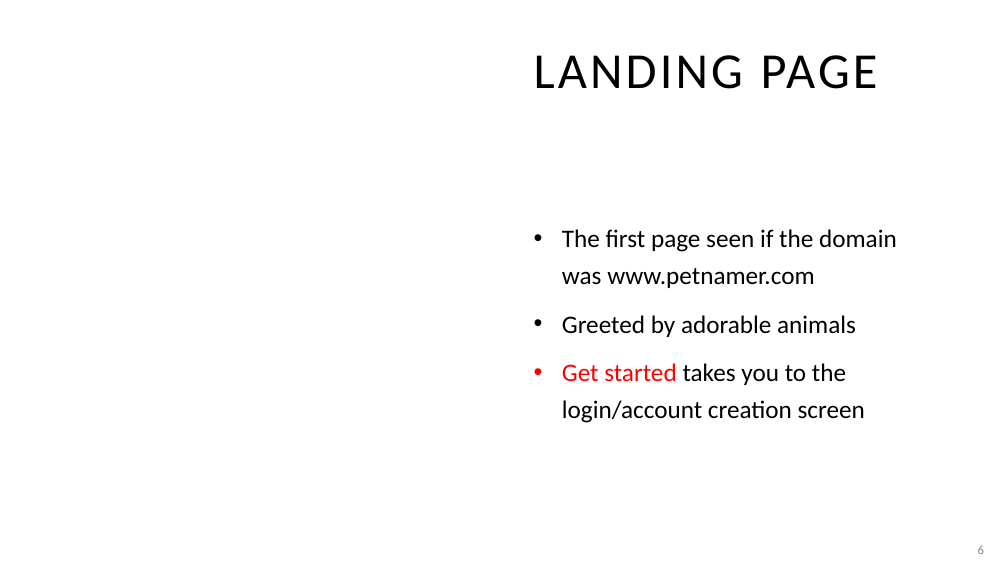
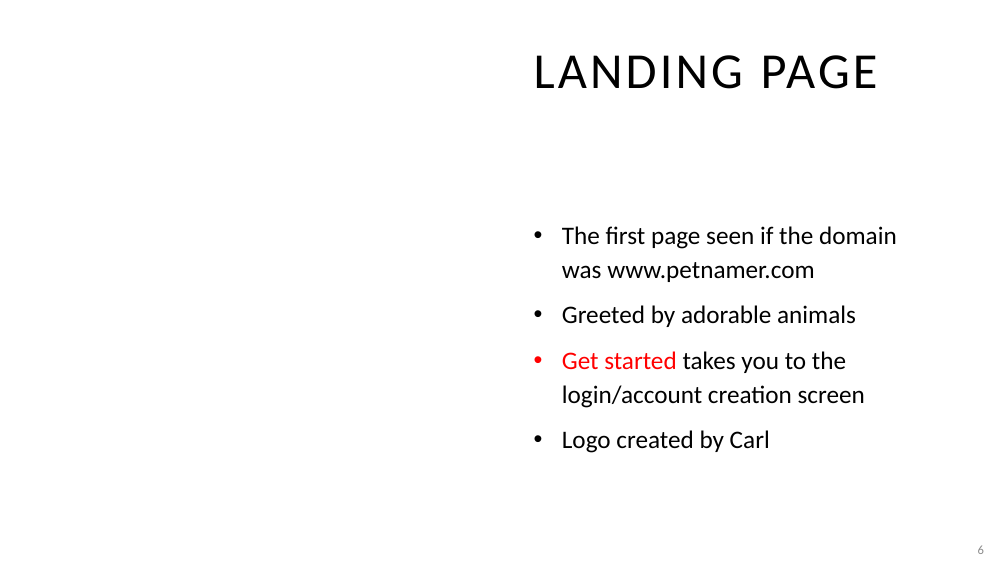
Before and after one commit to adriaonline/CPT200SP24-Team1, a slide deck: slide 6 of Phase 3 Docs/Phase 3 - Presentation.pptx. Drawn at 1008x567 pixels with LibreOffice and Linux fonts; fonts in the diff are those of the drawing. Boxes give left, top, right and bottom in pixels: in the first picture for what was removed or moved away, otherwise in the second. Text is boxed around its words. In the diff, an @@ line names an element or a change of style, - is before the commit and + after.

```diff
--- a/Phase 3 Docs/Phase 3 - Presentation.pptx
+++ b/Phase 3 Docs/Phase 3 - Presentation.pptx
@@ text at (562, 226, 897, 408): line spacing 1.2 to 1.1 @@
@@ text at (562, 430, 770, 453): paragraph added @@
+• Logo created by Carl
```
Also in this commit, not shown: 2 other slides changed, 1 other file.
